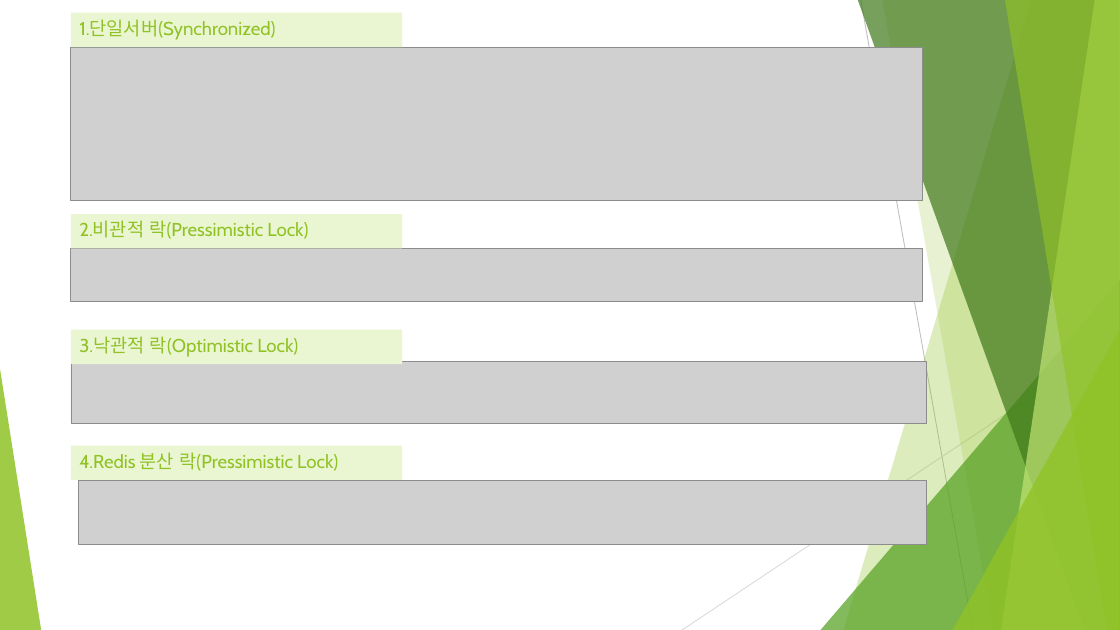
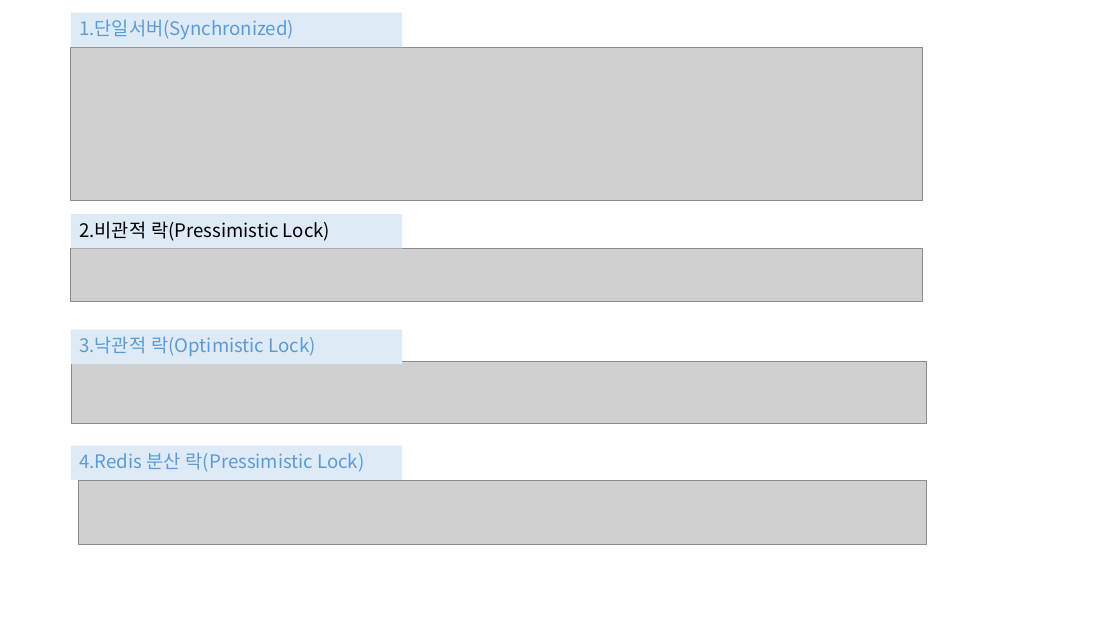
Before and after one commit to kcmantop/sample7, a slide deck: slide 9 of springboot/ticketing/티켓팅 부하 테스트.pptx. Drawn at 1120x630 pixels with LibreOffice and Linux fonts; fonts in the diff are those of the drawing; grey boxes stand for pictures. Boxes give left, top, right and bottom in pixels: in the first picture for what was removed or moved away, otherwise in the second. Text is boxed around its words. In the diff, an @@ line names an element or a change of style, - is before the commit and + after.

```diff
--- a/springboot/ticketing/티켓팅 부하 테스트.pptx
+++ b/springboot/ticketing/티켓팅 부하 테스트.pptx
@@ title "2.비관적 락(Pressimistic Lock)" at box(71, 214, 402, 249): font Cabin to Noto Sans CJK KR, text colour #90C226 to #000000; line spacing 1 to 0.9; vertical alignment top to middle; fill #EAF6D1 to #DEEBF7 @@
@@ group removed at box(0, 0, 1120, 630): 5 freeform shapes, 3 triangles, 2 lines @@
@@ font Cabin to Noto Sans CJK KR, text colour #90C226 to #5B9BD5; fill #EAF6D1 to #DEEBF7 in 3 elements at box(71, 13, 402, 47), box(71, 329, 402, 364), box(71, 445, 402, 480) @@
```
Also in this commit, not shown: 8 other slides changed.
